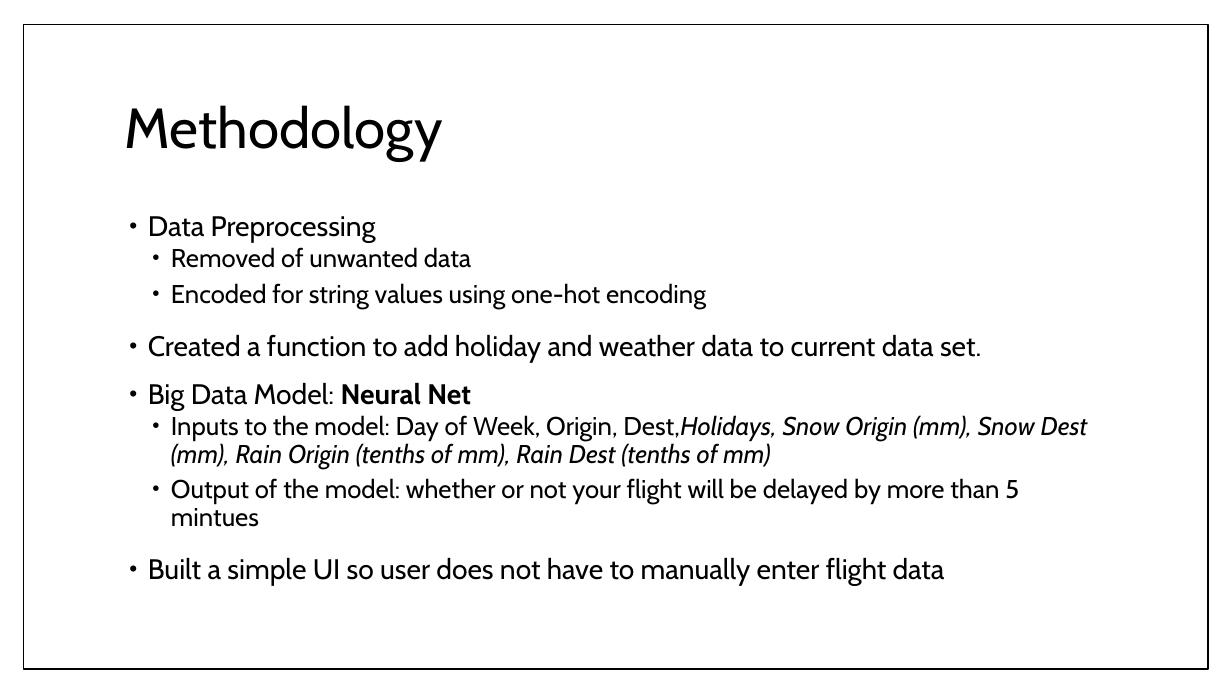
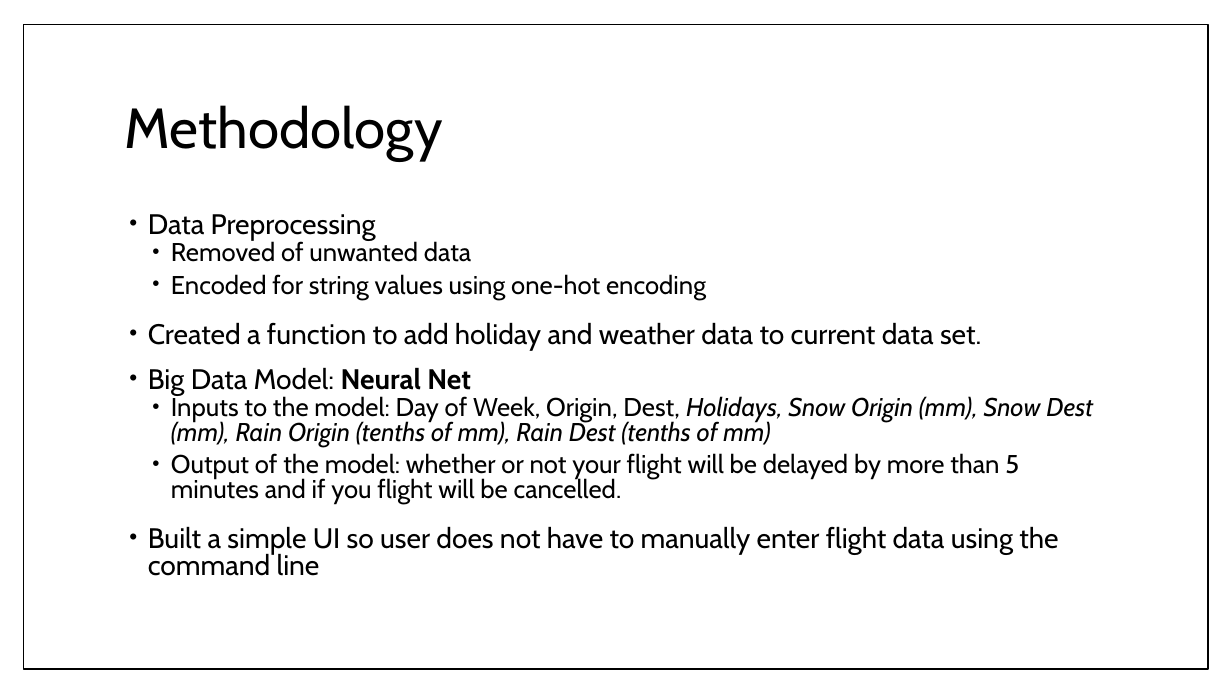
Before and after one commit to RoAjinkya/FlightDelay, a slide deck: slide 5 of docs/Final Presentation_FlightDelay.pptx. Drawn at 1232x693 pixels with LibreOffice and Linux fonts; fonts in the diff are those of the drawing. Boxes give left, top, right and bottom in pixels: in the first picture for what was removed or moved away, otherwise in the second. Text is boxed around its words. In the diff, an @@ line names an element or a change of style, - is before the commit and + after.

```diff
--- a/docs/Final Presentation_FlightDelay.pptx
+++ b/docs/Final Presentation_FlightDelay.pptx
@@ text at <box>148,214,981,395</box>: line spacing 0.9 to 0.8 @@
@@ text at <box>148,395,1093,576</box>: text changed @@
-  • Inputs to the model: Day of Week, Origin, Dest,Holidays, Snow Origin (mm), Snow Dest (mm), Rain Origin (tenths of mm), Rain Dest (tenths of mm)
-  • Output of the model: whether or not your flight will be delayed by more than 5 mintues
-• Built a simple UI so user does not have to manually enter flight data
+  • Inputs to the model: Day of Week, Origin, Dest, Holidays, Snow Origin (mm), Snow Dest (mm), Rain Origin (tenths of mm), Rain Dest (tenths of mm)
+  • Output of the model: whether or not your flight will be delayed by more than 5 minutes and if you flight will be cancelled.
+• Built a simple UI so user does not have to manually enter flight data using the command line
```
Also in this commit, not shown: 6 other slides changed, 2 slides added, 1 slide removed.
